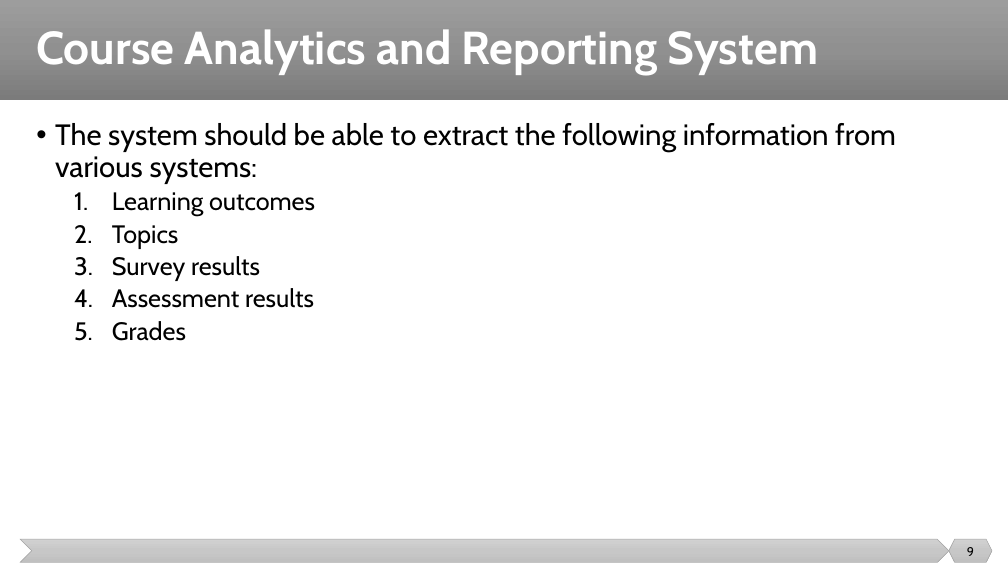
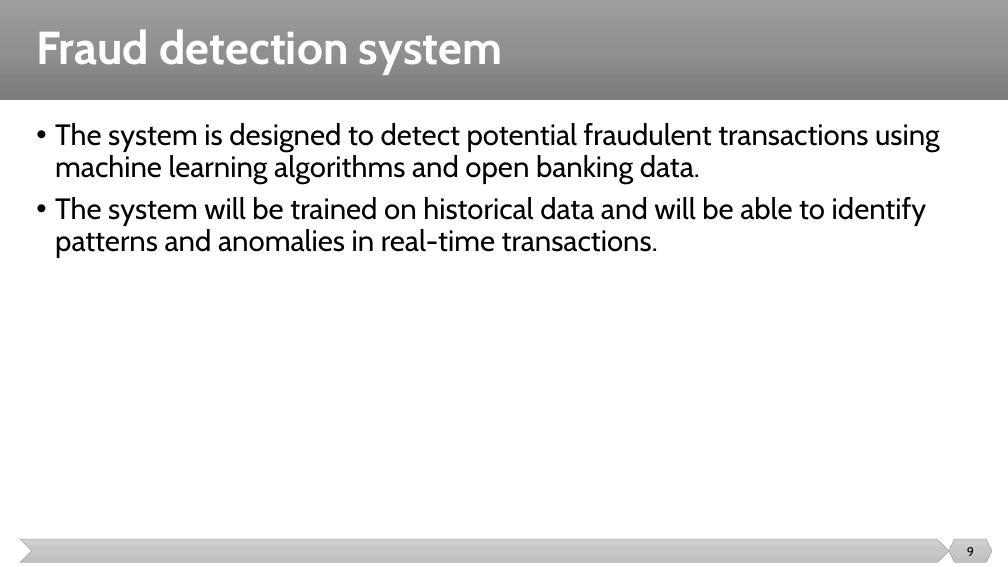
Before and after one commit to malenezi/malenezi, a slide deck: slide 9 of SE499/Lectures/2/Projects.pptx. Drawn at 1008x567 pixels with LibreOffice and Linux fonts; fonts in the diff are those of the drawing. Boxes give left, top, right and bottom in pixels: in the first picture for what was removed or moved away, otherwise in the second. Text is boxed around its words. In the diff, an @@ line names an element or a change of style, - is before the commit and + after.

```diff
--- a/SE499/Lectures/2/Projects.pptx
+++ b/SE499/Lectures/2/Projects.pptx
@@ title at [36,29,502,75]: text changed @@
-Course Analytics and Reporting System
+Fraud detection system
@@ text at [55,123,940,258]: text changed @@
-• The system should be able to extract the following information from various systems:
-  1. Learning outcomes
-  2. Topics
-  3. Survey results
-  4. Assessment results
-  5. Grades
+• The system is designed to detect potential fraudulent transactions using machine learning algorithms and open banking data.
+• The system will be trained on historical data and will be able to identify patterns and anomalies in real-time transactions.
```
Also in this commit, not shown: 9 other slides changed, 14 slides added, 6 slides removed.
